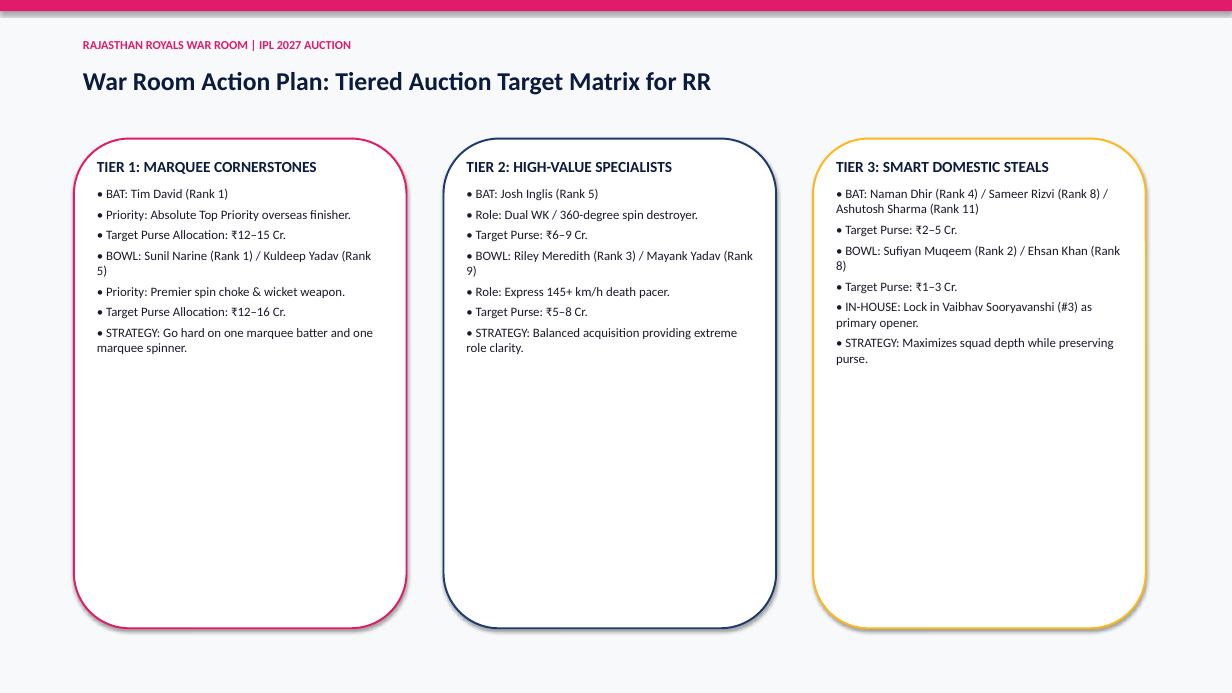
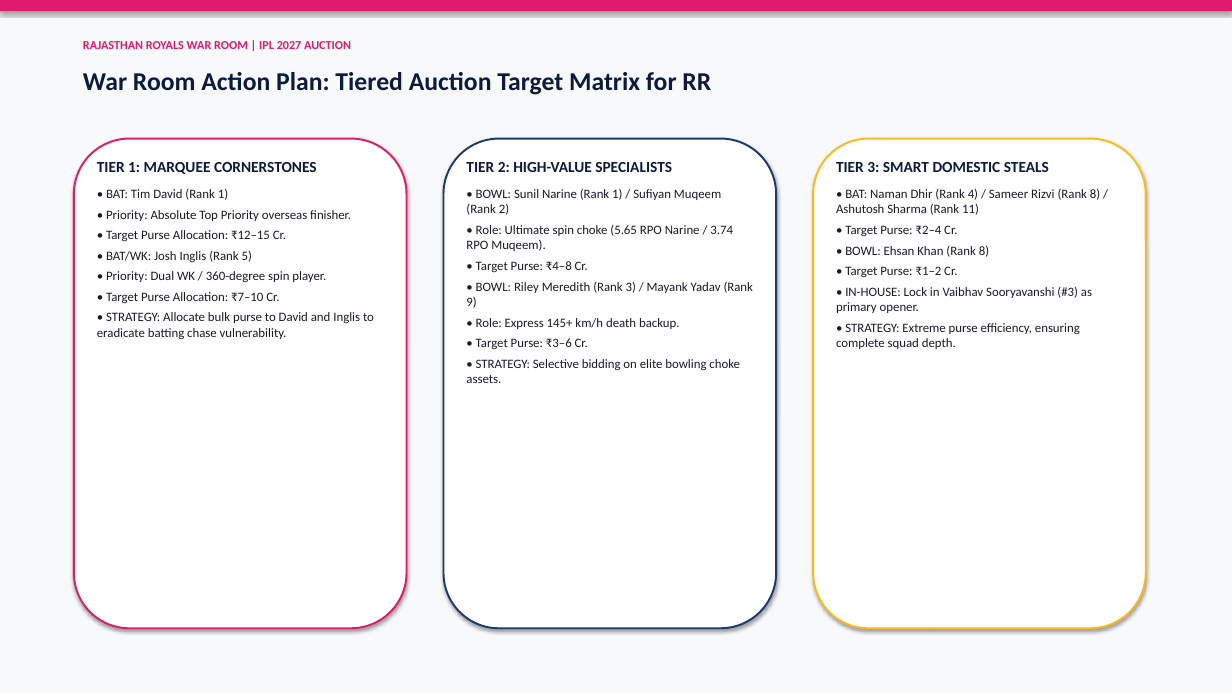
Before and after one commit to MohamedNavith/Rajasthan-Royals-Hackathon, a slide deck: slide 12 of outputs/rr_auction_presentation.pptx (slide 11 before the commit). Drawn at 1232x693 pixels with LibreOffice and Linux fonts; fonts in the diff are those of the drawing. Boxes give left, top, right and bottom in pixels: in the first picture for what was removed or moved away, otherwise in the second. Text is boxed around its words. In the diff, an @@ line names an element or a change of style, - is before the commit and + after.

Commit message:
Integrate 2026 IPL franchise squads, verified trade deals (Sam Curran to LSG for Shami and M Siddharth), updated RR post-trade roster, probable XI vs 2027 champion XI, report and presentation

```diff
--- a/outputs/rr_auction_presentation.pptx
+++ b/outputs/rr_auction_presentation.pptx
@@ text at [466,189,733,272]: text changed @@
-• BAT: Josh Inglis (Rank 5)
-• Role: Dual WK / 360-degree spin destroyer.
-• Target Purse: ₹6–9 Cr.
+• BOWL: Sunil Narine (Rank 1) / Sufiyan Muqeem (Rank 2)
+• Role: Ultimate spin choke (5.65 RPO Narine / 3.74 RPO Muqeem).
+• Target Purse: ₹4–8 Cr.
@@ text at [845,225,989,257]: text changed @@
-• Target Purse: ₹2–5 Cr.
-• BOWL: Sufiyan Muqeem (Rank 2) / Ehsan Khan (Rank 8)
-• Target Purse: ₹1–3 Cr.
+• Target Purse: ₹2–4 Cr.
+• BOWL: Ehsan Khan (Rank 8)
+• Target Purse: ₹1–2 Cr.
@@ text at [97,251,374,339]: text changed @@
-• BOWL: Sunil Narine (Rank 1) / Kuldeep Yadav (Rank 5)
-• Priority: Premier spin choke & wicket weapon.
-• Target Purse Allocation: ₹12–16 Cr.
-• STRATEGY: Go hard on one marquee batter and one marquee spinner.
+• BAT/WK: Josh Inglis (Rank 5)
+• Priority: Dual WK / 360-degree spin player.
+• Target Purse Allocation: ₹7–10 Cr.
+• STRATEGY: Allocate bulk purse to David and Inglis to eradicate batting chase vulnerability.
@@ text at [466,318,740,383]: text changed @@
-• Role: Express 145+ km/h death pacer.
-• Target Purse: ₹5–8 Cr.
-• STRATEGY: Balanced acquisition providing extreme role clarity.
+• Role: Express 145+ km/h death backup.
+• Target Purse: ₹3–6 Cr.
+• STRATEGY: Selective bidding on elite bowling choke assets.
@@ text at [836,323,1080,349]: text changed @@
-• STRATEGY: Maximizes squad depth while preserving purse.
+• STRATEGY: Extreme purse efficiency, ensuring complete squad depth.
```
Also in this commit, not shown: 7 other slides changed, 2 slides added, 1 slide removed, 7 other files.
